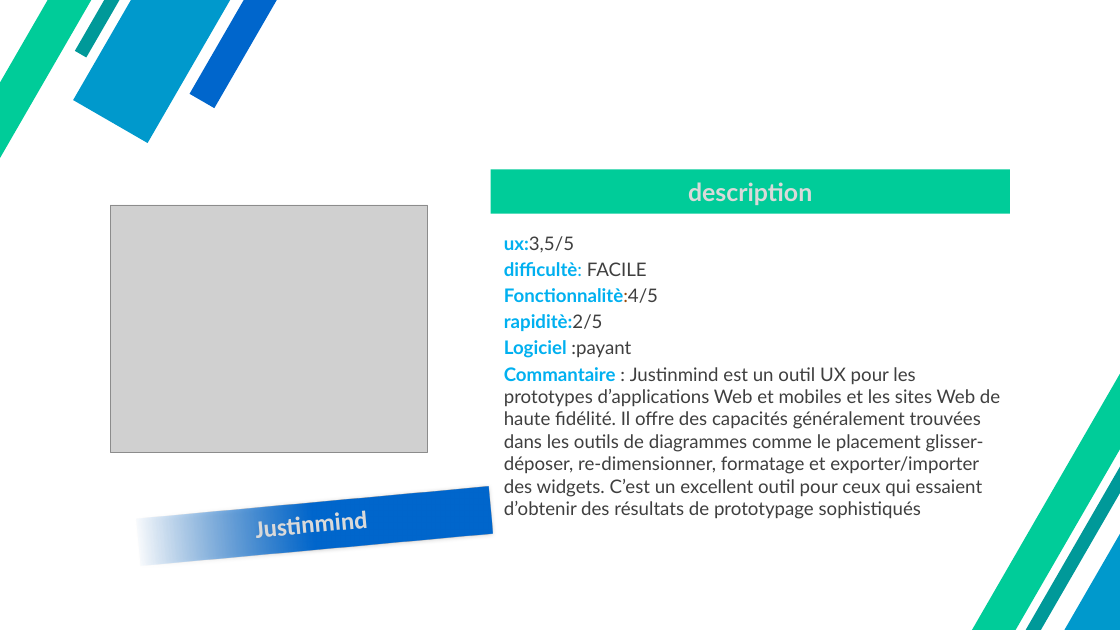
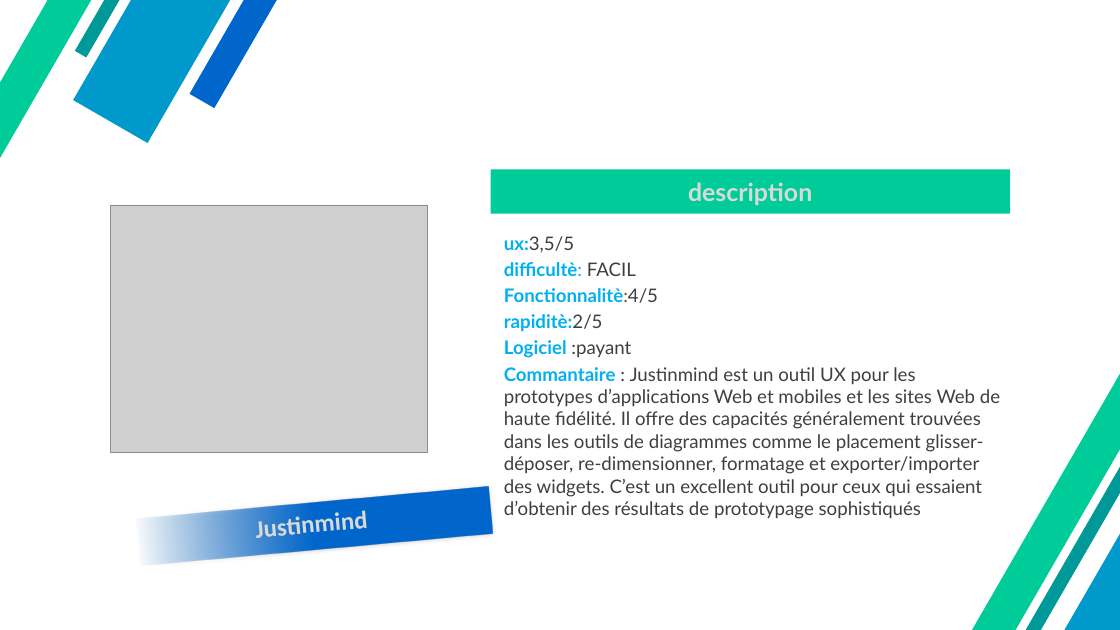
Before and after one commit to ABelcaid/wireframing, a slide deck: slide 13 of le travail de groupe/PROJETRESTO.pptx. Drawn at 1120x630 pixels with LibreOffice and Linux fonts; fonts in the diff are those of the drawing; grey boxes stand for pictures; background and template pictures are left out. Boxes give left, top, right and bottom in pixels: in the first picture for what was removed or moved away, otherwise in the second. Text is boxed around its words. In the diff, an @@ line names an element or a change of style, - is before the commit and + after.

```diff
--- a/le travail de groupe/PROJETRESTO.pptx
+++ b/le travail de groupe/PROJETRESTO.pptx
@@ text at (x1=504, y1=262, x2=636, y2=276): text changed @@
-difficultè: FACILE
+difficultè: FACIL
```
Also in this commit, not shown: 4 other files.
